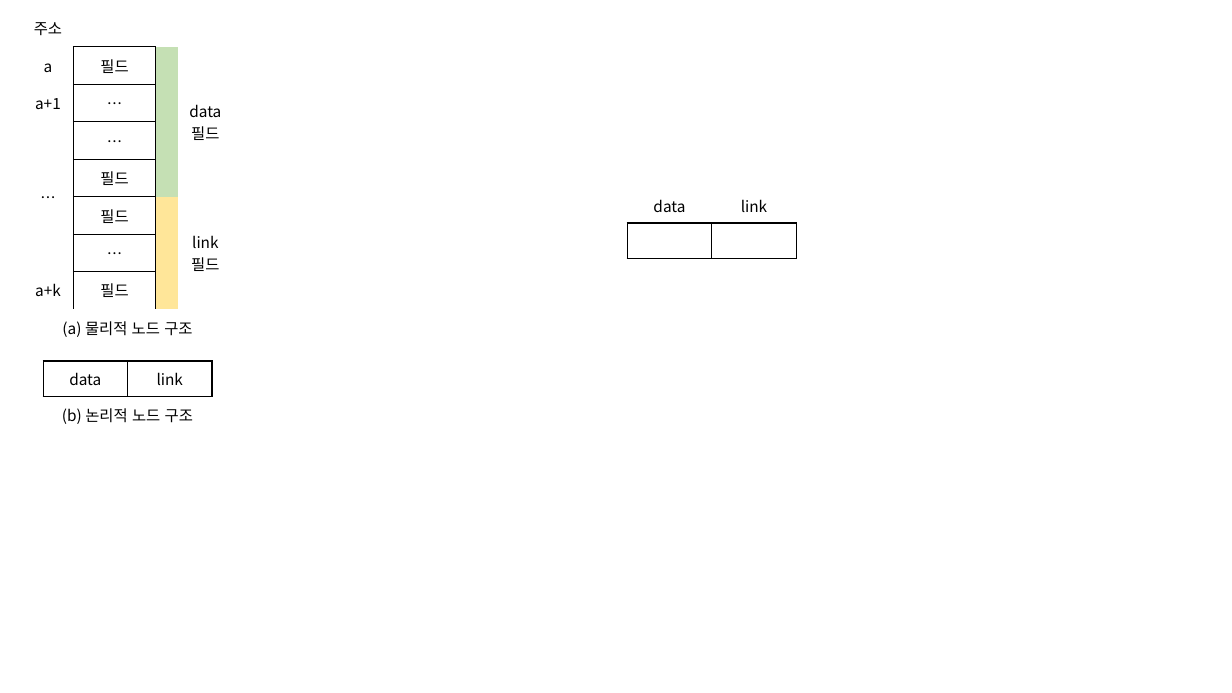
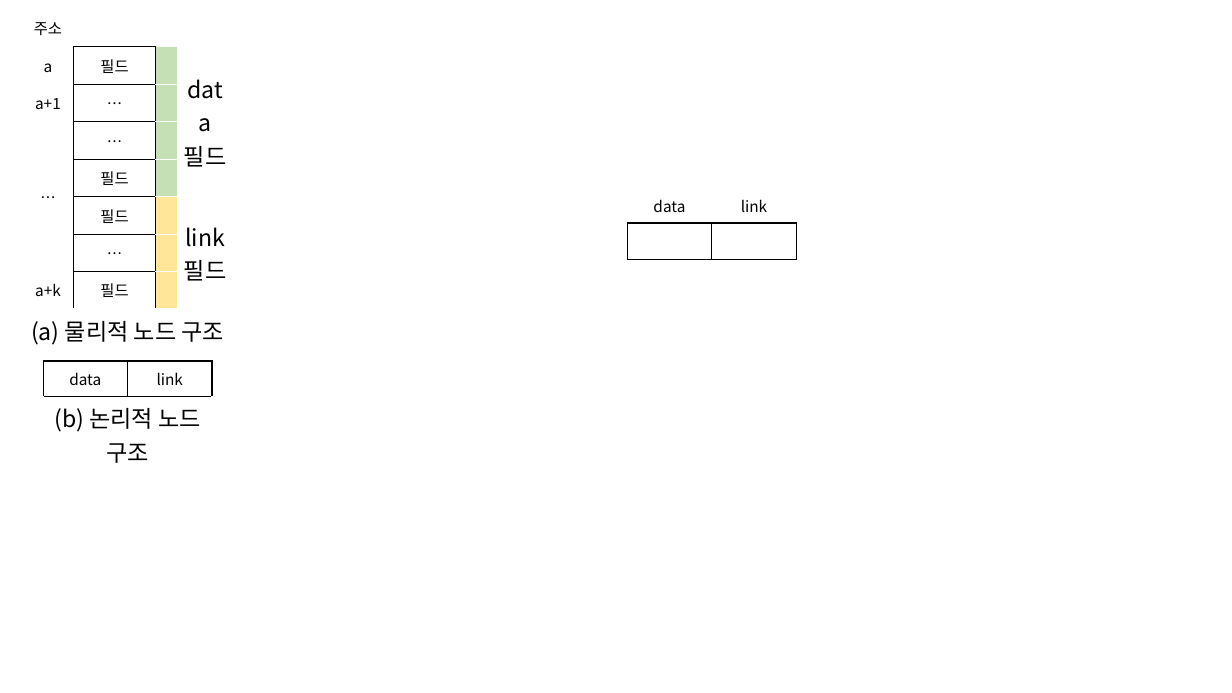
Before and after one commit to Rap0d/rap0d.github.io, a slide deck: slide 6 of assets/form/matrix.pptx (slide 5 before the commit). Drawn at 1232x693 pixels with LibreOffice and Linux fonts; fonts in the diff are those of the drawing. Boxes give left, top, right and bottom in pixels: in the first picture for what was removed or moved away, otherwise in the second. Text is boxed around its words. In the diff, an @@ line names an element or a change of style, - is before the commit and + after.

```diff
--- a/assets/form/matrix.pptx
+++ b/assets/form/matrix.pptx
@@ table at (22, 9, 232, 347) @@
@@ size 12 to 18 pt in "data 필드", "link 필드", "(a) 물리적 노드 구조" @@
@@ table at (43, 361, 212, 467) @@
@@ size 12 to 18 pt in "(b) 논리적 노드 구조" @@
```
Also in this commit, not shown: 2 other slides changed, 1 slide added.
